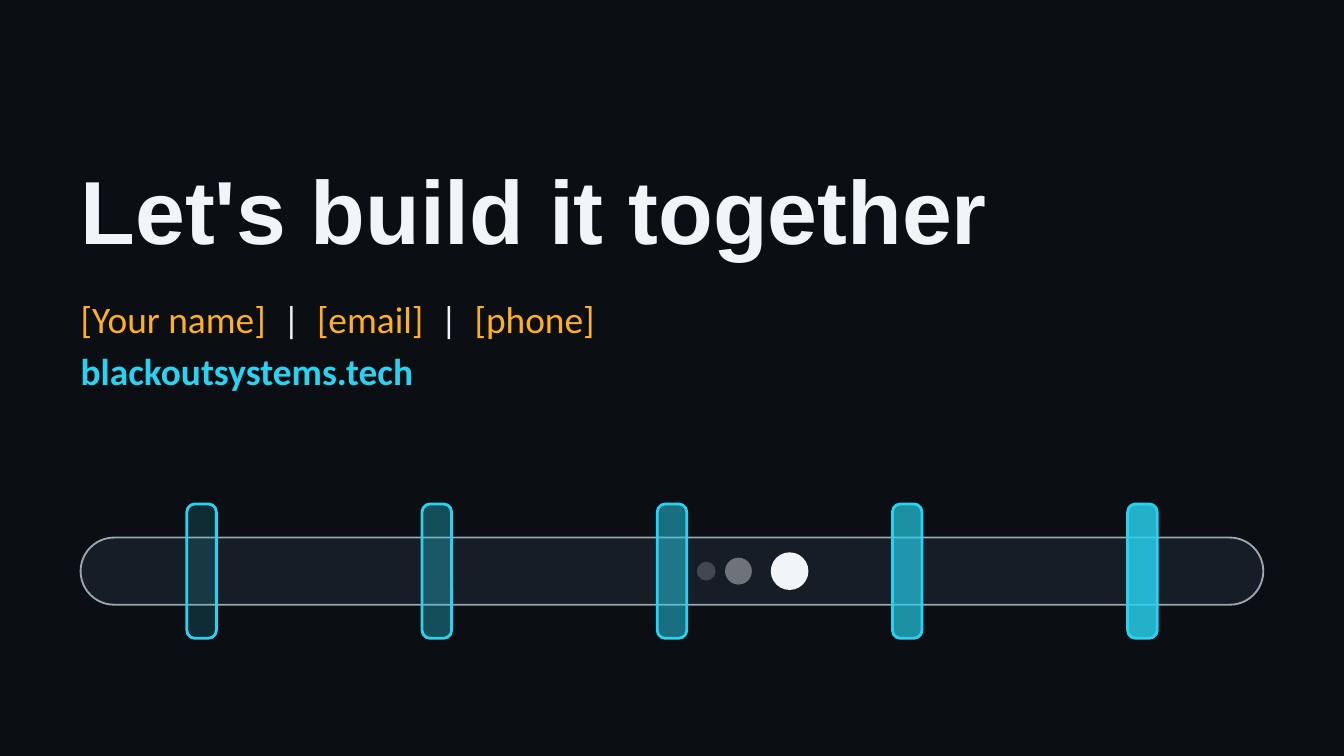
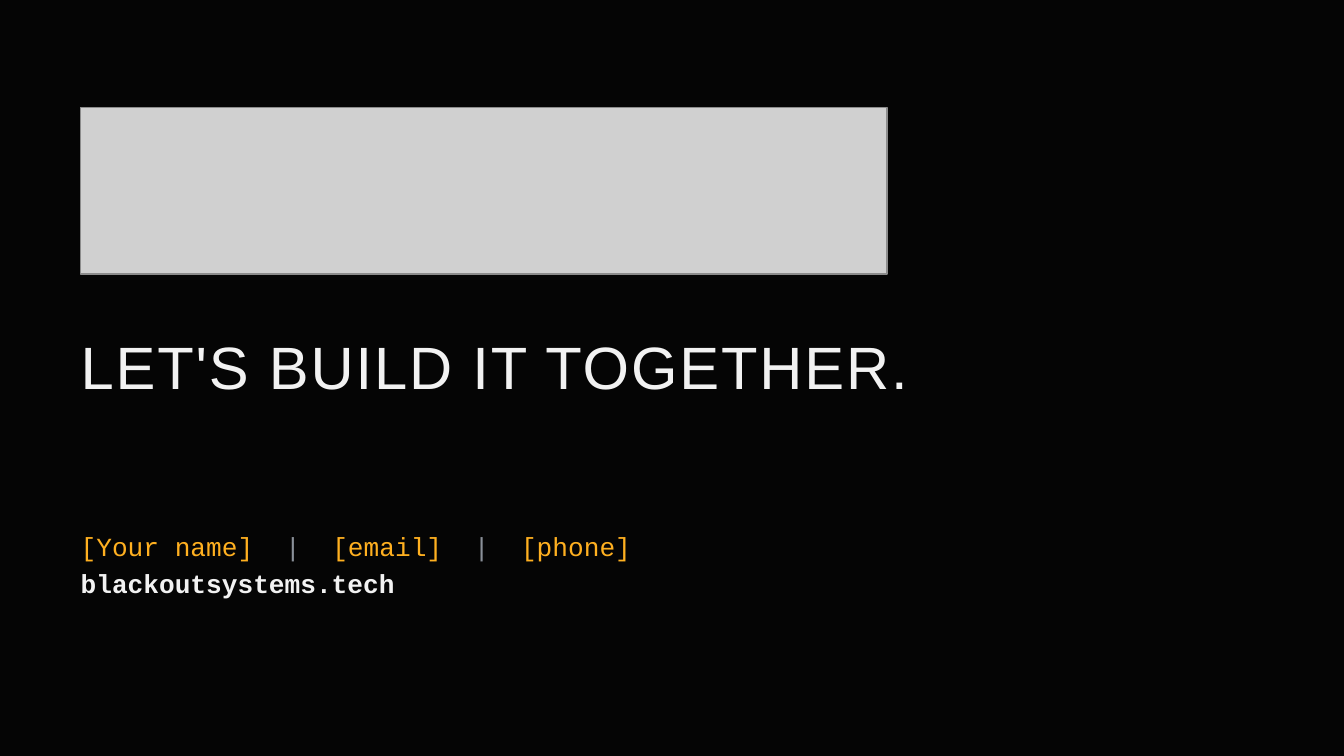
Before and after one commit to dmytsot-debug/Coilgun-CIrcuitry, a slide deck: slide 7 of docs/blackout-systems-pitch-deck.pptx. Drawn at 1344x756 pixels with LibreOffice and Linux fonts; fonts in the diff are those of the drawing; grey boxes stand for pictures. Boxes give left, top, right and bottom in pixels: in the first picture for what was removed or moved away, otherwise in the second. Text is boxed around its words. In the diff, an @@ line names an element or a change of style, - is before the commit and + after.

```diff
--- a/docs/blackout-systems-pitch-deck.pptx
+++ b/docs/blackout-systems-pitch-deck.pptx
@@ background #0B0F14 to #050505 @@
@@ picture added at [81, 108, 887, 274] @@
@@ title "LET'S BUILD IT TOGETHER." at [81, 347, 907, 390]: vertical alignment middle to top @@
@@ title at [81, 347, 907, 390]: text changed; size 48 to 32 pt; text colour #F2F5F7 to #F2F2F2; bold off @@
-Let's build it together
+LET'S BUILD IT TOGETHER.
@@ rounded rectangle removed at [187, 504, 216, 638] @@
@@ rounded rectangle removed at [422, 504, 452, 638] @@
@@ rounded rectangle removed at [657, 504, 687, 638] @@
@@ rounded rectangle removed at [892, 504, 922, 638] @@
@@ rounded rectangle removed at [1128, 504, 1157, 638] @@
@@ text "[Your name] | [email] | ...": place and size @@
-text "[Your name] | [email] | ..." at [81, 306, 595, 391]
+text "[Your name] | [email] | ..." at [81, 538, 442, 599]
@@ text "[Your name] | [email] | ..." at [81, 538, 442, 599]: size 20 to 14 pt, font Calibri to Courier New; text colour #F2F5F7 to #8A9099 in "| |"; text colour #29D3F0 to #F2F2F2 in "blackoutsystems.tech"; less space between paragraphs @@
@@ rounded rectangle removed at [81, 538, 1263, 605] @@
@@ ellipse removed at [696, 562, 715, 581] @@
@@ ellipse removed at [724, 558, 751, 585] @@
@@ ellipse removed at [771, 552, 809, 590] @@
```
Also in this commit, not shown: 1 other slide changed, 5 slides added, 5 slides removed.
